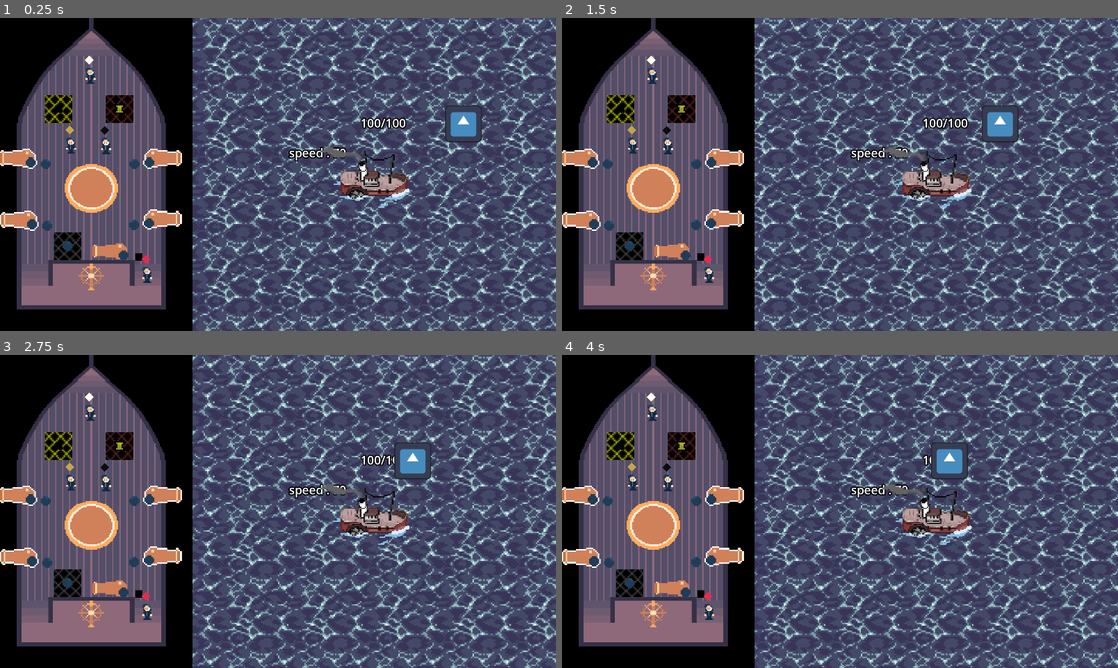
Above: before the commit, frames 1-4 (two rows, left to right).
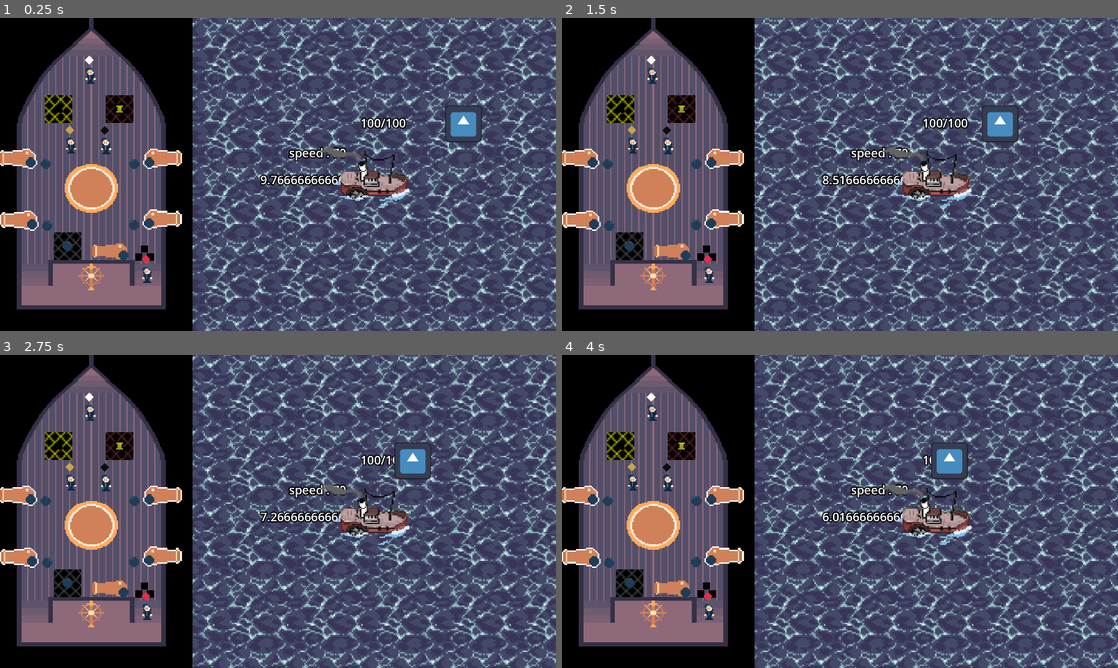
Above: after the commit, the same moments.

Repository: Maxenceoresteleandre/Jam-PSU-2024
Game: Godot game, scene res://scenes/world.tscn
Same seed, same stepped clock (60 frames per second), same inputs: the game is played once before the commit and once after it. The engine's default icon, where the game draws it, is replaced by a stand-in: a white triangle on a blue panel in a dark square.
Inputs:
- Up to frame 1 (0.25 s): no input
- Up to frame 2 (1.5 s): no input
- Up to frame 3 (2.75 s): no input
- Up to frame 4 (4 s): no input

The runs differ from the first frame. In frame 1, 0.5% of the frame differs, in the area x 25-65%, y 50-78%; in frame 2, 0.5%; in frame 3, 0.5%; in frame 4, 0.5%.

Commit message:
hbgfbgvf

Diff:
--- a/jampsu2024/scenes/characters/SmallBoat.tscn
+++ b/jampsu2024/scenes/characters/SmallBoat.tscn
@@ -131,3 +131,12 @@
 offset_bottom = -63.0
 theme = SubResource("Theme_am6nv")
 label_settings = SubResource("LabelSettings_hw1wk")
+
+[node name="coal_debug" type="Label" parent="."]
+offset_left = -361.0
+offset_top = -27.0
+offset_right = -249.0
+offset_bottom = 30.0
+theme = SubResource("Theme_am6nv")
+text = "gfdfvgf"
+label_settings = SubResource("LabelSettings_hw1wk")
--- a/jampsu2024/scenes/environment/SeaView.tscn
+++ b/jampsu2024/scenes/environment/SeaView.tscn
@@ -70,4 +70,3 @@
 
 [node name="Shark" parent="." instance=ExtResource("9_iafle")]
 position = Vector2(1828, -1334)
-speed = 150
--- a/jampsu2024/scenes/environment/interactible_objects/engine.tscn
+++ b/jampsu2024/scenes/environment/interactible_objects/engine.tscn
@@ -18,9 +18,6 @@
 script = ExtResource("2_htuug")
 consume_resource_type = 2
 freeze_movement = true
-movement_speed_multiplier = null
-gives_carried_object = null
-one_time_collectible = null
 
 [node name="Sprite" parent="." index="1"]
 material = SubResource("ShaderMaterial_y44ox")
--- a/jampsu2024/script/engine.gd
+++ b/jampsu2024/script/engine.gd
@@ -12,17 +12,25 @@
 
 const change_speed_rate := 100.0
 @onready var coal_reserved : Array[Sprite2D] = []
+var can_change_speed := false
 
 func _ready() -> void:
 	GlobalVariables.steam_engine = self
-	create_sea_correspondance()
+	add_coal()
+	add_coal()
 	add_coal()
 
 func add_resource() -> void:
 	add_coal()
 
-func create_sea_correspondance() -> void:
-	pass
+func connect_to_player(player : PlayerCharacter):
+	set_can_change_speed_with_delay()
+	return super.connect_to_player(player)
+
+func set_can_change_speed_with_delay():
+	can_change_speed = false
+	await get_tree().create_timer(0.5).timeout
+	can_change_speed = true
 
 func interact() -> void:
 	pass
@@ -46,10 +54,11 @@
 		return false
 
 func _process(delta: float) -> void:
-	if current_player != null and not Engine.is_editor_hint():
+	if current_player != null and can_change_speed:
 		var change_speed := 0.0
-		if current_player.down_pressed or current_player.left_pressed:
+		if current_player.down_pressed:
+			change_speed -= 1.0
+		if current_player.up_pressed:
 			change_speed += 1.0
-		if current_player.up_pressed or current_player.right_pressed:
-			change_speed -= 1.0
-		GlobalVariables.small_boat.set_speed_change(change_speed)
+		if change_speed > 0.5 or change_speed < -0.5:
+			GlobalVariables.small_boat.set_speed_change(change_speed)
--- a/jampsu2024/script/small_boat.gd
+++ b/jampsu2024/script/small_boat.gd
@@ -72,6 +72,7 @@
 
 # Called every frame. 'delta' is the elapsed time since the previous frame.
 func _process(delta: float) -> void:
+	$coal_debug.text = str(remaining_coal_time)
 	remaining_coal_time -= delta * COAL_CONS_MULT[current_speed]
 	if remaining_coal_time <= 0.0 and current_speed != SPEEDS.STOPPED:
 		if GlobalVariables.steam_engine.consume_coal():
@@ -88,7 +89,7 @@
 func set_speed(value: SPEEDS):
 	current_speed = value
 	var t := create_tween().set_trans(Tween.TRANS_CUBIC)
-	t.tween_property(self, "speed", value, 2.0)
+	t.tween_property(self, "speed", value, 0.9)
 
 func set_line_direction(index: int, direction: float):
 	lines[index].rotation = direction
@@ -113,7 +114,7 @@
 				set_speed(SPEEDS.SLOW)
 			elif current_speed == SPEEDS.SLOW:
 				set_speed(SPEEDS.FAST)
-		await get_tree().create_timer(1.0).timeout
+		await get_tree().create_timer(1.3).timeout
 		can_change_speed = true
 
 func shoot(index: int, dir : Vector2):
Not shown: 1 places in jampsu2024/scenes/environment/SeaView.tscn that only renumber resources
